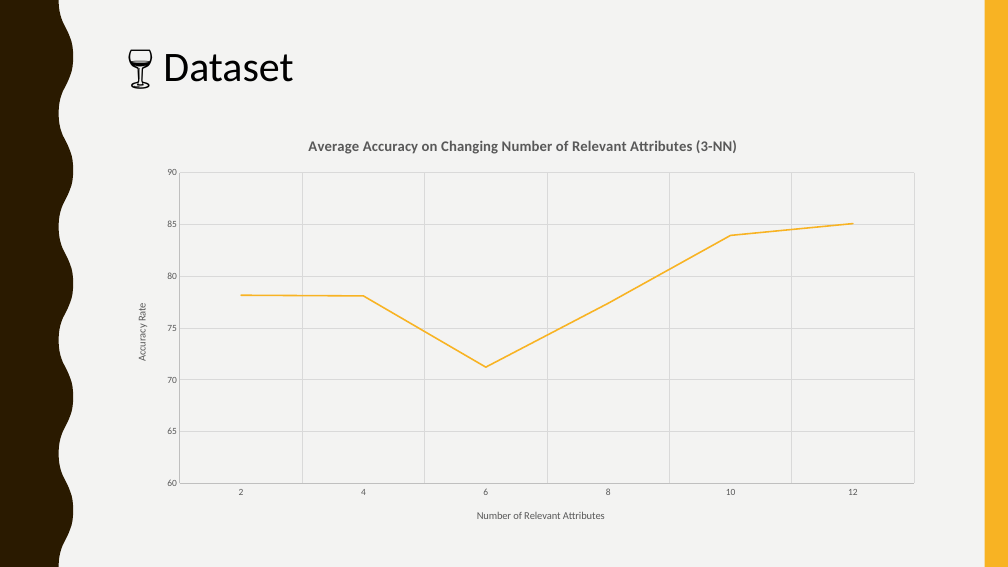
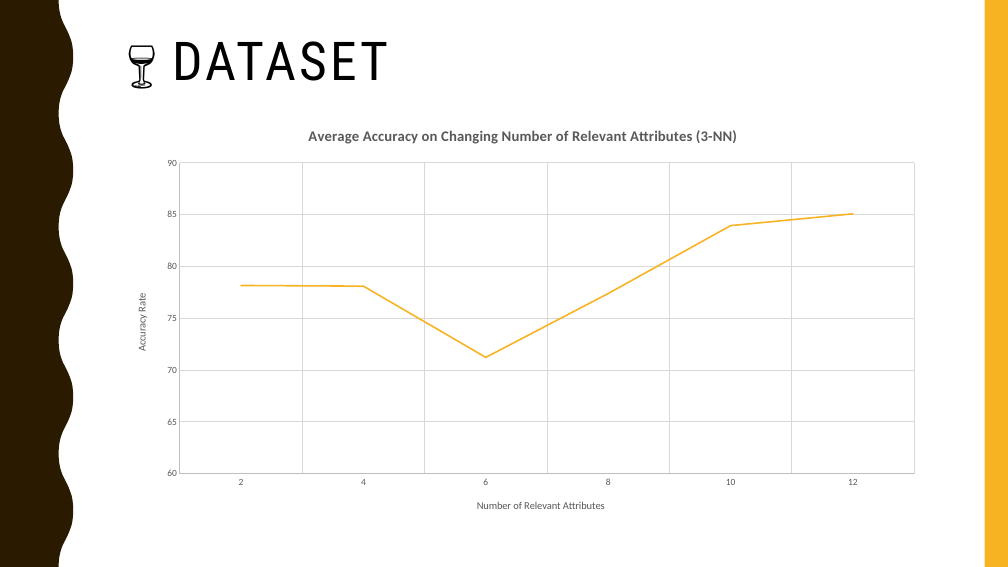
Before and after one commit to gururaj-shriram/ece548-machine-learning, a slide deck: slide 29 of proj1/presentation/pres.pptx (slide 27 before the commit). Drawn at 1008x567 pixels with LibreOffice and Linux fonts; fonts in the diff are those of the drawing. Boxes give left, top, right and bottom in pixels: in the first picture for what was removed or moved away, otherwise in the second. Text is boxed around its words. In the diff, an @@ line names an element or a change of style, - is before the commit and + after.

```diff
--- a/proj1/presentation/pres.pptx
+++ b/proj1/presentation/pres.pptx
@@ background #F3F3F2 to #FFFFFF @@
@@ text at <box>173,41,389,81</box>: text changed; size 40 to 51 pt; font Calibri to Roboto Condensed @@
-🍷 Dataset
+🍷 DATASET
@@ line chart: place and size @@
-line chart at <box>119,121,931,538</box>
+line chart at <box>119,111,931,529</box>
```
Also in this commit, not shown: 30 other slides changed, 2 slides added.
